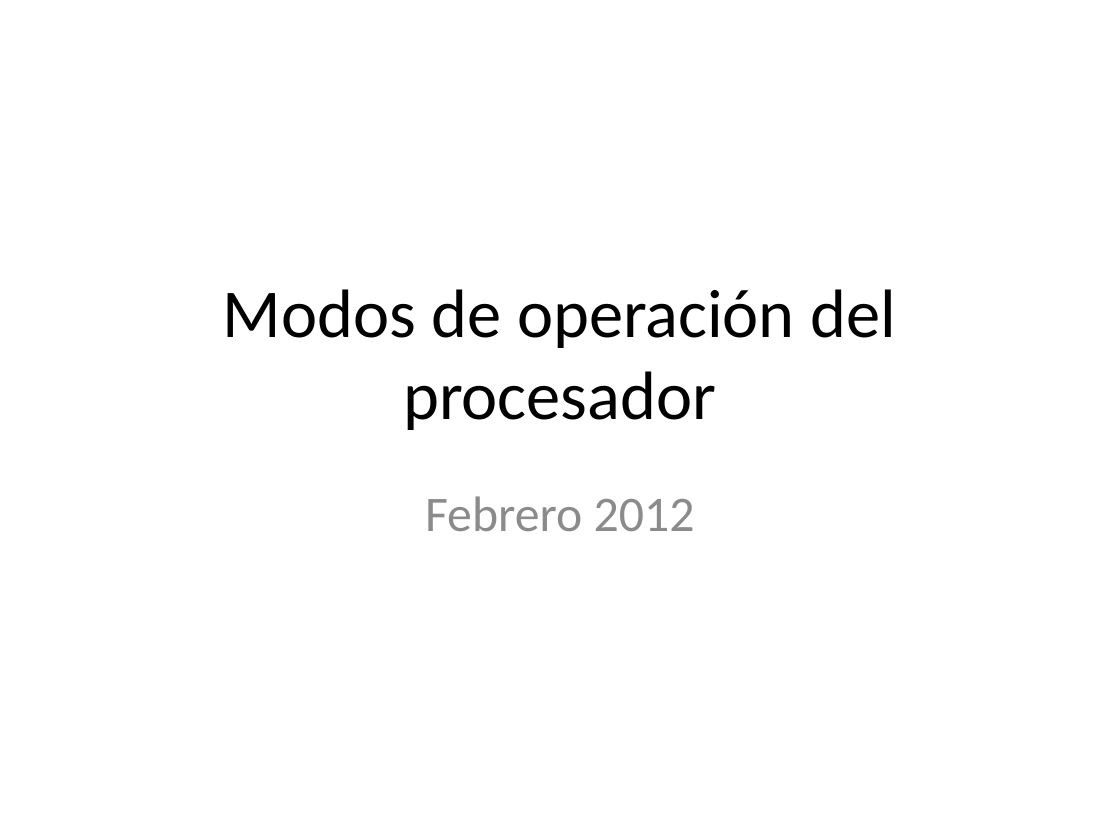
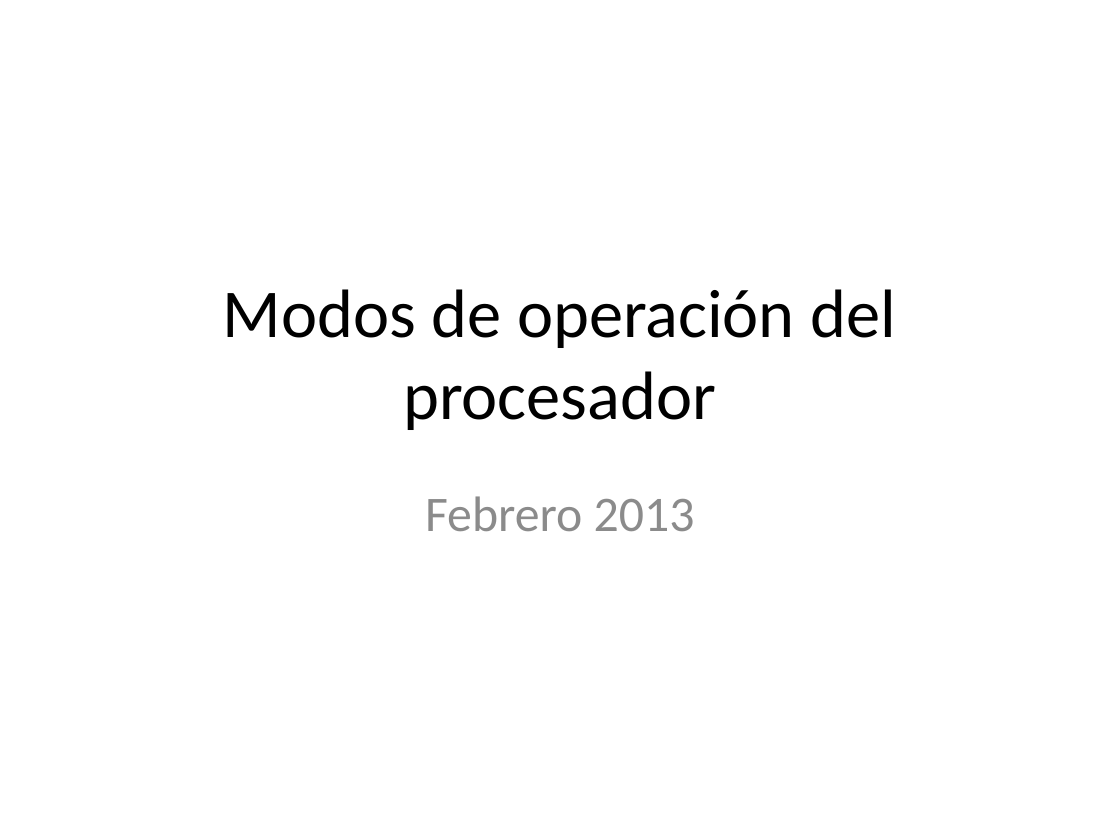
Before and after one commit to servkey/acii, a slide deck: slide 1 of Semana4/ModosProcesador.pptx. Drawn at 1120x840 pixels with LibreOffice and Linux fonts; fonts in the diff are those of the drawing. Boxes give left, top, right and bottom in pixels: in the first picture for what was removed or moved away, otherwise in the second. Text is boxed around its words. In the diff, an @@ line names an element or a change of style, - is before the commit and + after.

```diff
--- a/Semana4/ModosProcesador.pptx
+++ b/Semana4/ModosProcesador.pptx
@@ subtitle at (x1=425, y1=496, x2=695, y2=531): text changed @@
-Febrero 2012
+Febrero 2013
```
Also in this commit, not shown: 5 other files.
